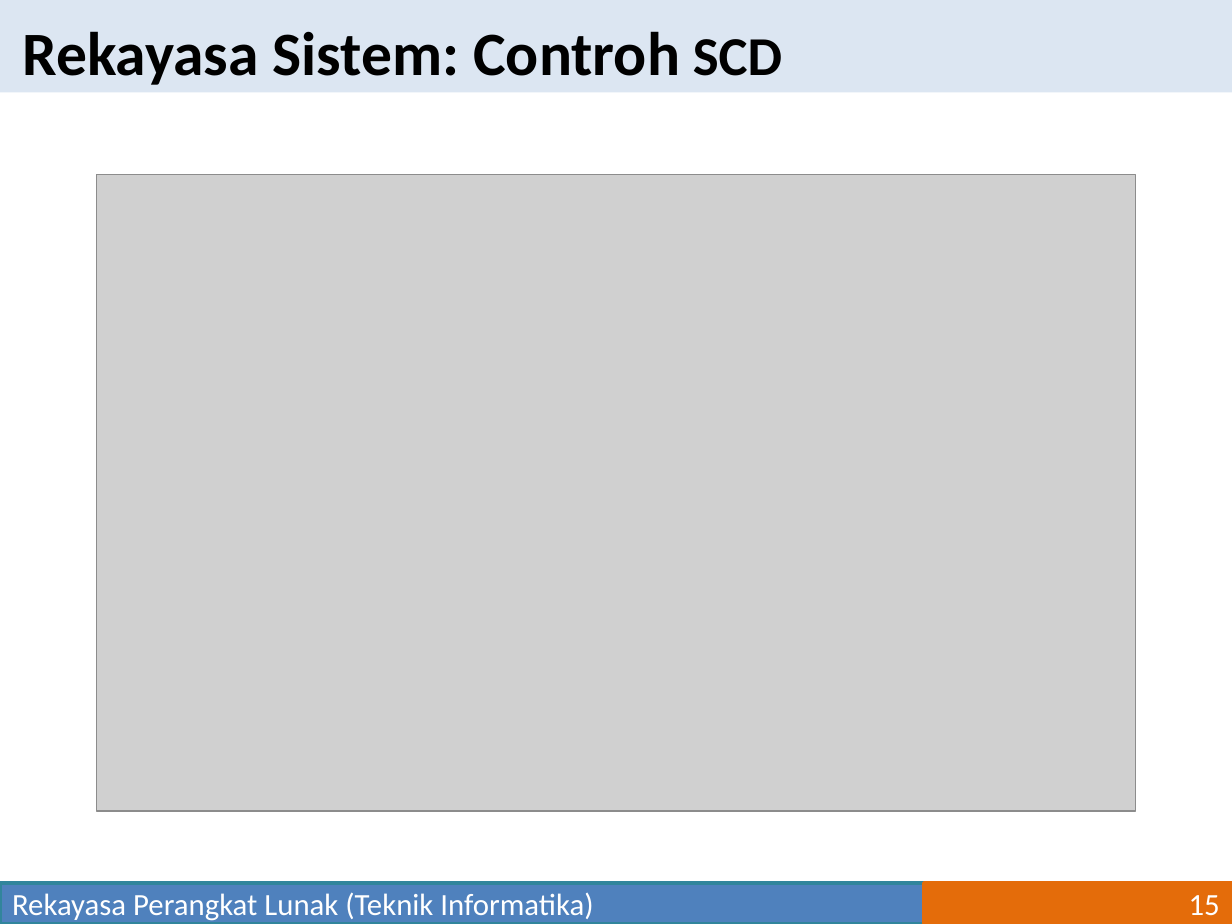
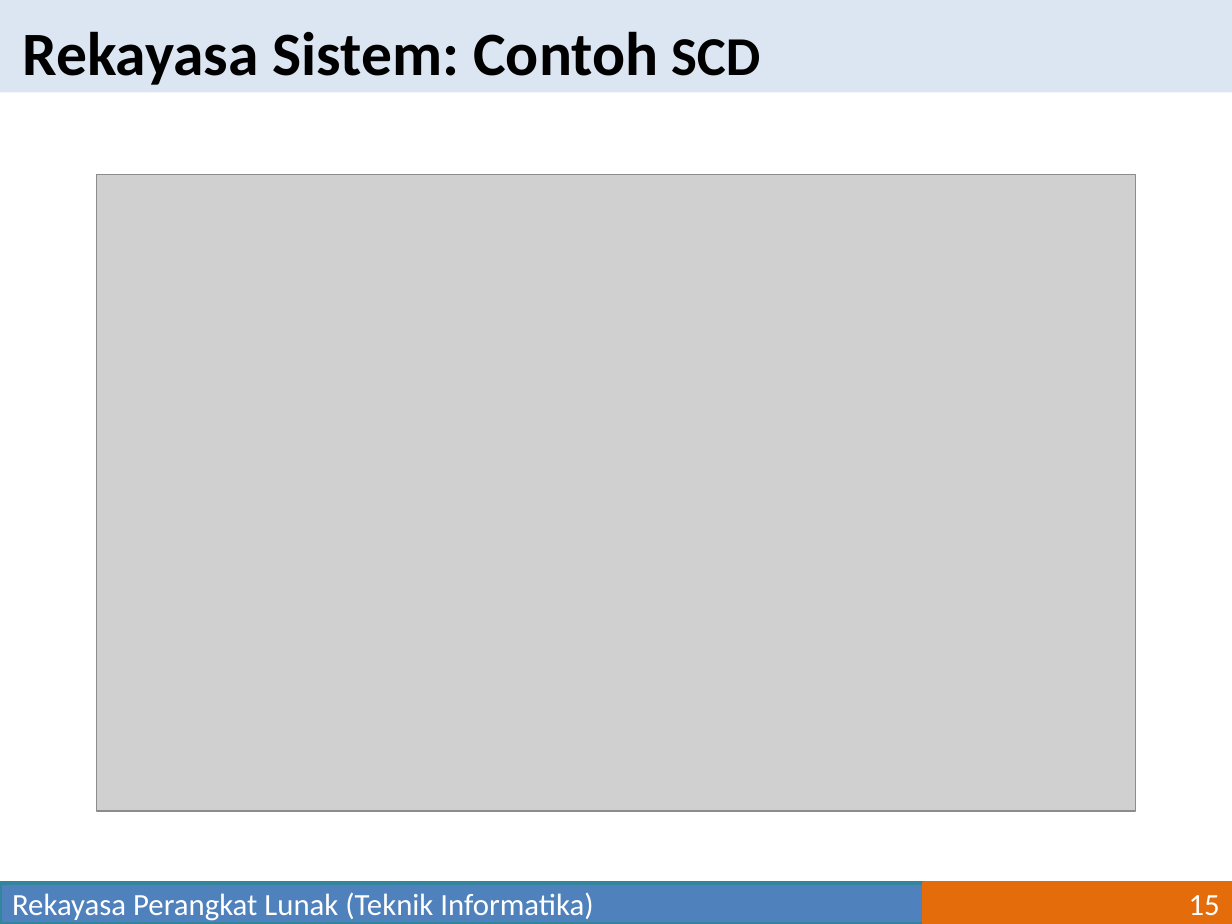
Before and after one commit to mpriyonots/Rekayasa-Perangkat-Lunak, a slide deck: slide 15 of materi/Rekayasa Perangkat Lunak-04.pptx. Drawn at 1232x924 pixels with LibreOffice and Linux fonts; fonts in the diff are those of the drawing; grey boxes stand for pictures. Boxes give left, top, right and bottom in pixels: in the first picture for what was removed or moved away, otherwise in the second. Text is boxed around its words. In the diff, an @@ line names an element or a change of style, - is before the commit and + after.

```diff
--- a/materi/Rekayasa Perangkat Lunak-04.pptx
+++ b/materi/Rekayasa Perangkat Lunak-04.pptx
@@ text at (22,31,760,85): text changed @@
-Rekayasa Sistem: Controh SCD
+Rekayasa Sistem: Contoh SCD
```
Also in this commit, not shown: 4 other files.
